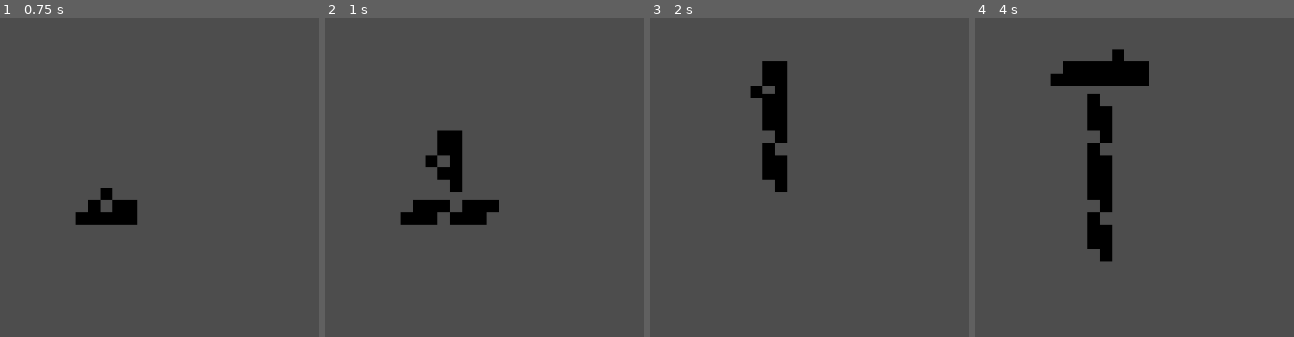
Above: before the commit, frames 1-4 (left to right).
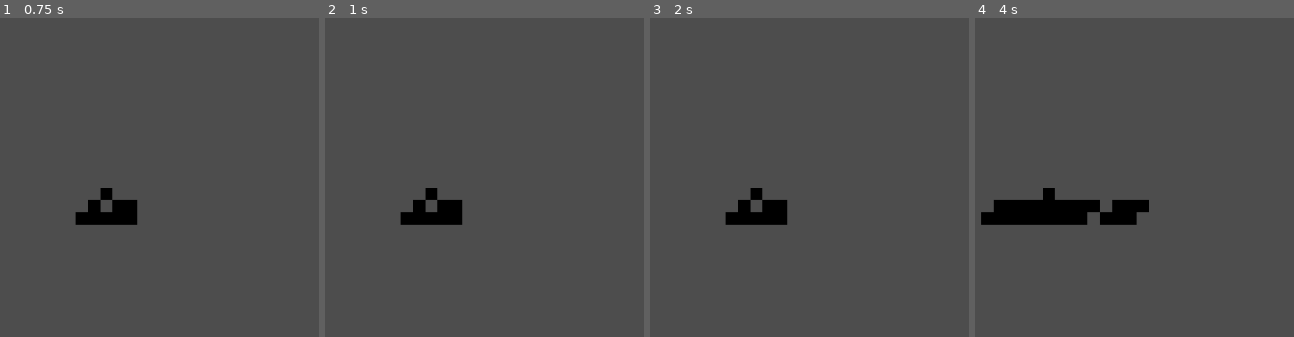
Above: after the commit, the same moments.

Repository: Vexcenot/SnakeRemastered
Game: Godot game, scene res://scenes scripts/main.tscn
Two runs of this game, one before a commit and one after it. Both use one fixed random seed, a clock stepped at 60 frames per second and the inputs below.
Inputs:
- Up to frame 1 (0.75 s): tap Enter at 0.5 s; hold Up (ui_up) from 0.53 s (still down); hold Space (action) from 0.53 s (still down)
- Up to frame 2 (1 s): keep holding Up (ui_up); keep holding Space (action)
- Up to frame 3 (2 s): keep holding Up (ui_up); release Space (action) at 1.28 s; tap Shift (action2) at 1.35 s
- Up to frame 4 (4 s): release Up (ui_up) at 2.03 s; hold Alt (action3) 2.03-2.78 s; hold Left (ui_left) 2.03-3.53 s; tap Enter at 2.75 s; tap Space (action) at 2.85, 3.5 s; hold Down (ui_down) from 3.53 s (still down); hold Shift (action2) from 3.53 s (still down)

Frame 1 is identical in both runs. In frame 2, 2.7% of the frame differs, in the area x 31-55%, y 35-65%; in frame 3, 4.2%; in frame 4, 9.3%, in the area x 1-55%, y 9-77%.

Commit message:
added move limits

Diff:
--- a/scenes scripts/player.gd
+++ b/scenes scripts/player.gd
@@ -31,8 +31,9 @@
 		move()
 		spawnTail()
 		updateTailPositions()
-		print("tur ", turnHistory)
-		print("dir ", directionHistory)
+		print(direction)
+		#print("tur ", turnHistory)
+		#print("dir ", directionHistory)
 
 func _input(event: InputEvent) -> void:
 	# append move orders (only if not reversing)
@@ -143,24 +144,32 @@
 	else:
 		# Original forward movement
 		if moveOrders.size() > 0:
-			direction = moveOrders.pop_front()
+			var storedMove = moveOrders.pop_front()
+			if direction == storedMove or storedMove == up and limitHor == false or storedMove == down and limitHor == false or storedMove == left and limitHor == true or storedMove == right and limitHor == true:
+				pass
+			else:
+				direction = storedMove
 		match direction:
 			up:
 				position.y -= moveDistance
 				$SmolSnake.rotation = deg_to_rad(-90)
 				$SmolSnake.flip_h = false
+				limitHor = false
 			down:
 				position.y += moveDistance
 				$SmolSnake.rotation = deg_to_rad(90)
 				$SmolSnake.flip_h = false
+				limitHor = false
 			left:
 				position.x -= moveDistance
 				$SmolSnake.rotation = 0
 				$SmolSnake.flip_h = true
+				limitHor = true
 			right:
 				position.x += moveDistance
 				$SmolSnake.rotation = 0
 				$SmolSnake.flip_h = false
+				limitHor = true
 
 		# saves position to arrays after move
 		if direction != stop:
